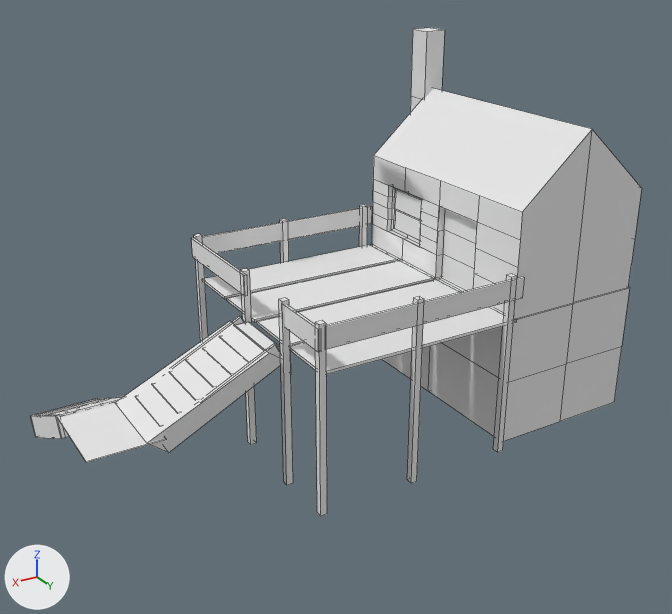
Renders of the OBJ model Models/House_1.obj from each side of a commit.
Both versions are drawn from a 50 mm camera at (11.97, 13.71, 8.71) aimed at (3.79, 0.07, 1.89). The lights are fixed; the arrows at lower left show +X, +Y and +Z. Mesh edges are drawn as thin lines. Where no turn or scale is listed for an object, it has been applied to the vertices. Vertices at the same position are counted once.

In view in the first picture: 'House_1.001_Cube.077'.
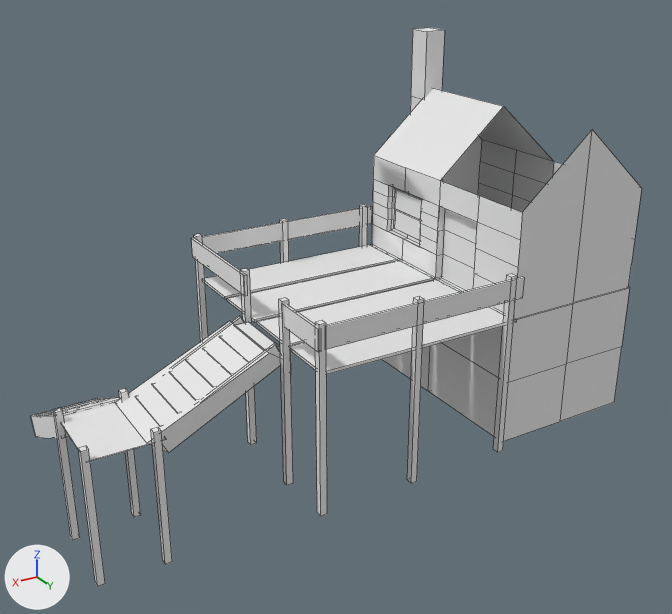
Scene script edits in JSON lines:
```json
{"block": "me_house_1_001_cube_077", "where": "me_house_1_001_cube_077.from_pydata(...)  # 458 vertices, 357 faces; spans x -1.47..9.02, y -2.99..2.5, z -0.63..6.37"}
{"block": "me_house_1_001_cube_077", "where": "# used by ob_house_1_001_cube_077; location = (0.0, 0.0, 0.0)"}
{"block": "me_house_1_001_cube_077", "where": "# verts and faces of me_house_1_001_cube_077; kept vertices keep their numbers, new ones are numbered from 458"}
{"block": "me_house_1_001_cube_077", "where": "# before: 1 (-1.44, -2.31, 3.94), 3 (-1.44, 2.31, 3.94) at pixel (641, 188), 5 (1.44, -2.31, 3.94) at pixel (373, 155), 7 (1.44, 2.31, 3.94) at pixel (522, 212), 9 (0.0, 2.31, 5.2) at pixel (592, 129)"}
{"block": "me_house_1_001_cube_077", "where": "# before: 11 (0.0, -2.31, 5.2), 18 (1.44, 1.16, 3.94) at pixel (479, 195), 19 (1.44, 0.0, 3.94) at pixel (440, 180), 20 (1.44, -1.16, 3.94) at pixel (405, 167), 39 (-1.44, -1.16, 3.94)"}
{"block": "me_house_1_001_cube_077", "where": "# before: 40 (-1.44, 0.0, 3.94), 41 (-1.44, 1.16, 3.94)"}
{"block": "me_house_1_001_cube_077", "change": "me_house_1_001_cube_077 part 1: a new loose piece, a box spanning x 8.94..9.06, y 1.29..1.41, z -1.35..1.18, in mat_material_004 (white #e7e7e7)"}
{"block": "me_house_1_001_cube_077", "change": "me_house_1_001_cube_077 part 2: a new loose piece, a box spanning x 8.94..9.06, y -0.09..0.03, z -1.35..1.18, in mat_material_004 (white #e7e7e7)"}
{"block": "me_house_1_001_cube_077", "change": "me_house_1_001_cube_077 part 3: a new loose piece, a box spanning x 7.8..7.93, y 1.33..1.46, z -1.35..1.18, in mat_material_004 (white #e7e7e7)"}
{"block": "me_house_1_001_cube_077", "change": "me_house_1_001_cube_077 part 4: a new loose piece, a box spanning x 7.8..7.93, y -0.18..-0.06, z -1.35..1.18, in mat_material_004 (white #e7e7e7)"}
{"block": "me_house_1_001_cube_077", "change": "me_house_1_001_cube_077 part 5"}
{"op": "add", "block": "me_house_1_001_cube_077", "code": "delete_faces([(1, 11, 9, 3, 41, 40, 39), (5, 20, 19, 18, 7, 9, 11)])"}
{"op": "add", "block": "me_house_1_001_cube_077", "code": "verts[458] = (0.0, 0.0, 5.2)  # pixel (503, 106)"}
{"op": "add", "block": "me_house_1_001_cube_077", "code": "faces += [(1, 11, 458, 40, 39), (5, 20, 19, 458, 11)]"}
```

What differs and where, as boxes (x1, y1, x2, y2) in the pictures (672 x 614 px; the box of a moved part takes in the faces that stretch with it):
```json
{"object": "House_1.001_Cube.077", "change": "reshaped", "before": [31, 28, 642, 516], "after": [31, 28, 642, 586], "on screen": "14% taller"}
{"part": 1, "of": "me_house_1_001_cube_077", "change": "added", "after": [78, 446, 105, 586]}
{"part": 2, "of": "me_house_1_001_cube_077", "change": "added", "after": [53, 407, 80, 540]}
{"part": 3, "of": "me_house_1_001_cube_077", "change": "added", "after": [151, 428, 172, 564]}
{"part": 4, "of": "me_house_1_001_cube_077", "change": "added", "after": [119, 388, 141, 517]}
{"part": 5, "of": "me_house_1_001_cube_077", "change": "moved or reshaped", "before": [374, 88, 592, 212], "after": [374, 88, 553, 181]}
```
